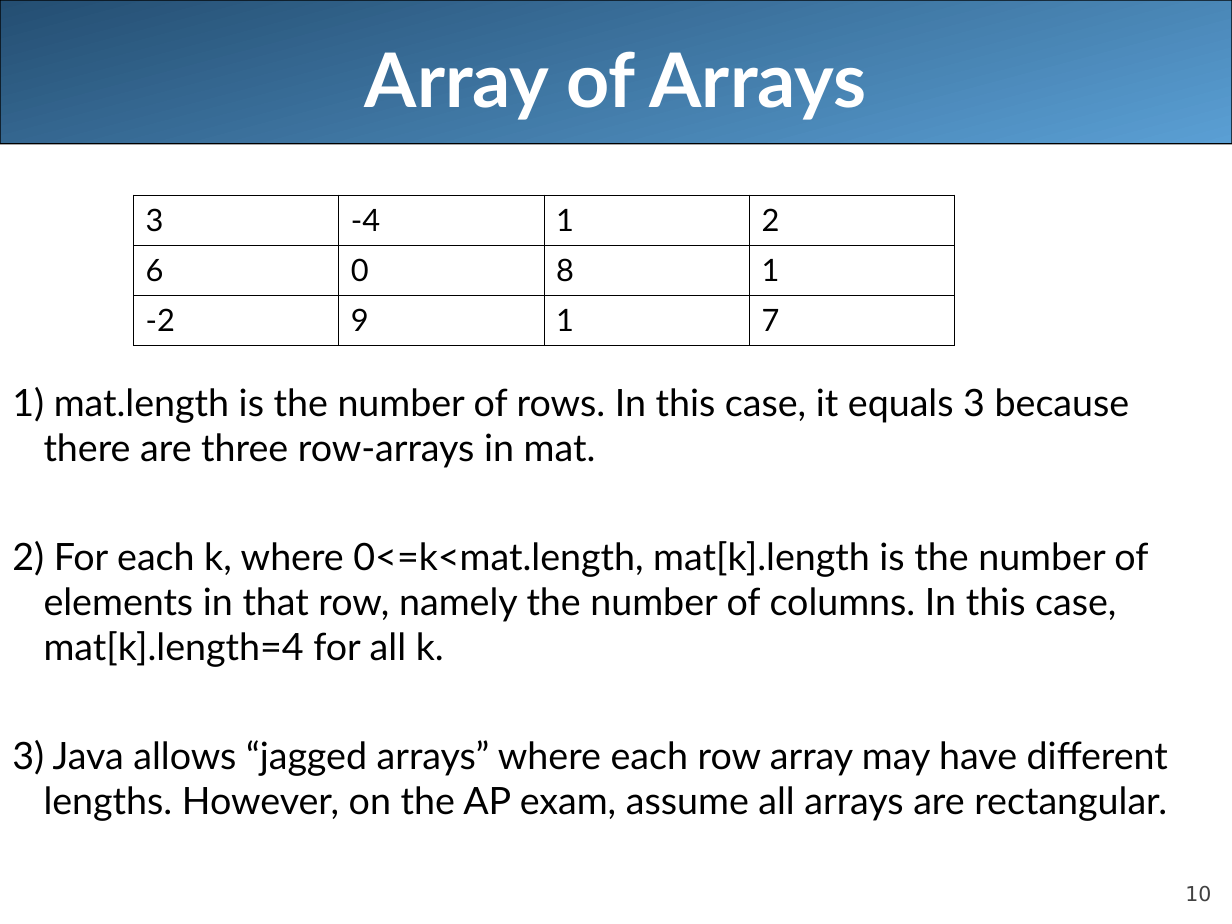
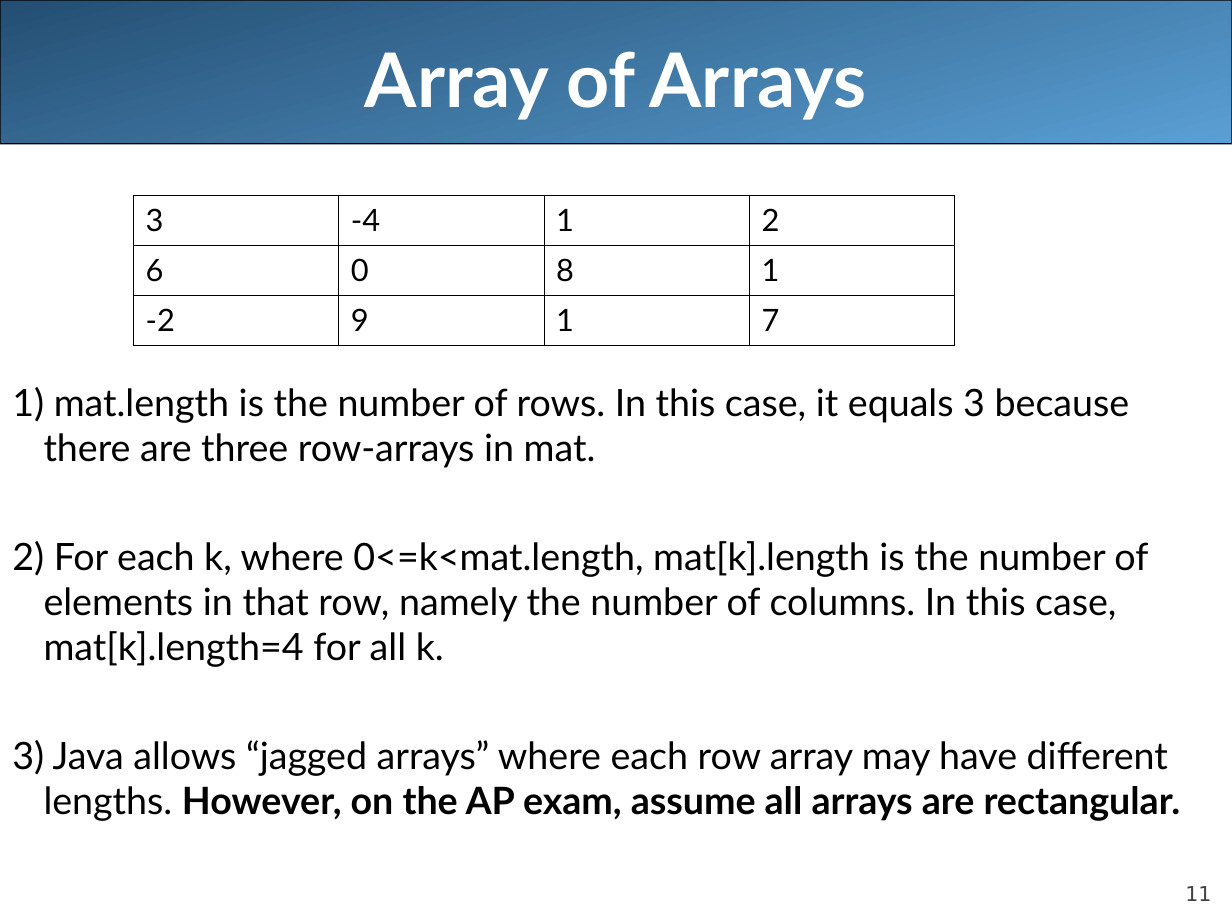
Before and after one commit to LongBaoNguyen/longbaonguyen.github.io, a slide deck: slide 11 of courses/apcsa/lecture20.ppt (slide 10 before the commit). Drawn at 1232x924 pixels with LibreOffice and Linux fonts; fonts in the diff are those of the drawing. Boxes give left, top, right and bottom in pixels: in the first picture for what was removed or moved away, otherwise in the second. Text is boxed around its words. In the diff, an @@ line names an element or a change of style, - is before the commit and + after.

```diff
--- a/courses/apcsa/lecture20.ppt
+++ b/courses/apcsa/lecture20.ppt
@@ text at (x1=12, y1=740, x2=1181, y2=821): bold on in "However, on the AP exam, assume all ..." @@
@@ page number at (x1=1185, y1=886, x2=1211, y2=901): text changed @@
-10
+11
```
Also in this commit, not shown: 6 other slides changed, 2 slides added, 2 slides removed, 18 other files.
